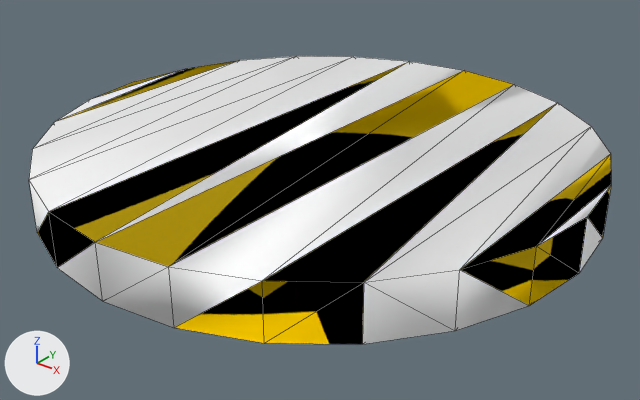
What one commit did to the OBJ model models/Box/100247/textured_objs/original-456.obj.
Camera for both pictures: a camera (50 mm lens) standing at (-0.092, 0.0178, -0.4245) and looking at (-0.1589, 0.1014, -0.4763). The axes (+X, +Y, +Z) are drawn at lower left. The lights are the same throughout. Mesh edges are drawn as thin lines. Where no turn or scale is listed for an object, it has been applied to the vertices.

The first picture shows 'mesh12/mesh12-geometry#mesh12-geometry'.
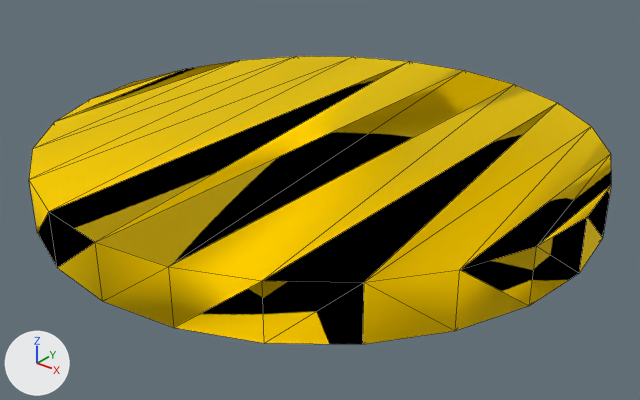
Changed parts and their boxes (x1, y1, x2, y2) in the pictures (640 x 400 px):
part 1 of me_mesh12_mesh12_geometry_mesh12_geometry, recoloured (white to yellow): (29, 56, 611, 344) in both

What the commit changed:
me_mesh12_mesh12_geometry_mesh12_geometry has 48 vertices, 92 faces and spans x -0.1973..-0.1231, y 0.0661..0.1403, z -0.4753..-0.4682.
me_mesh12_mesh12_geometry_mesh12_geometry is used by ob_mesh12_mesh12_geometry_mesh12_geometry; location (0.0, 0.0, 0.0).
me_mesh12_mesh12_geometry_mesh12_geometry part 1: all 53 faces that had it switch from mat_material_1_0 (white #ffffff) to mat_material_0_0 (yellow #ffe000).
